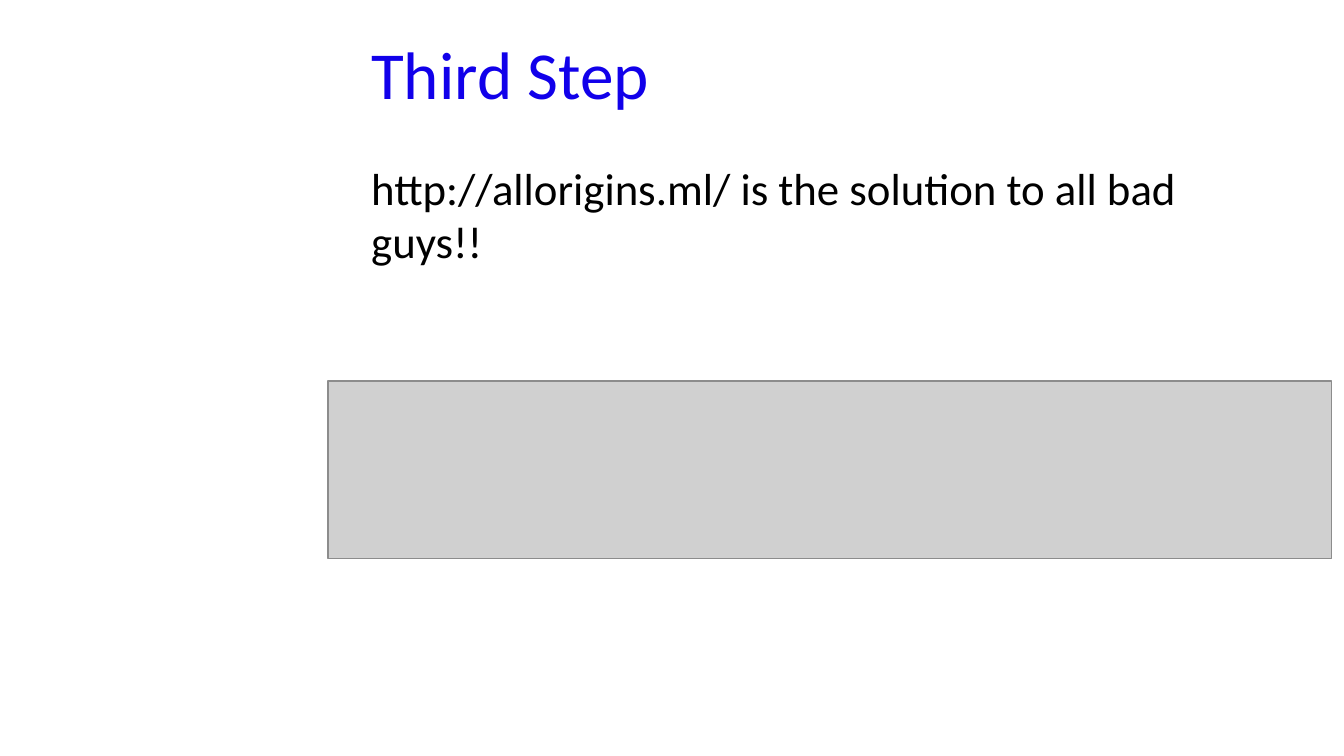
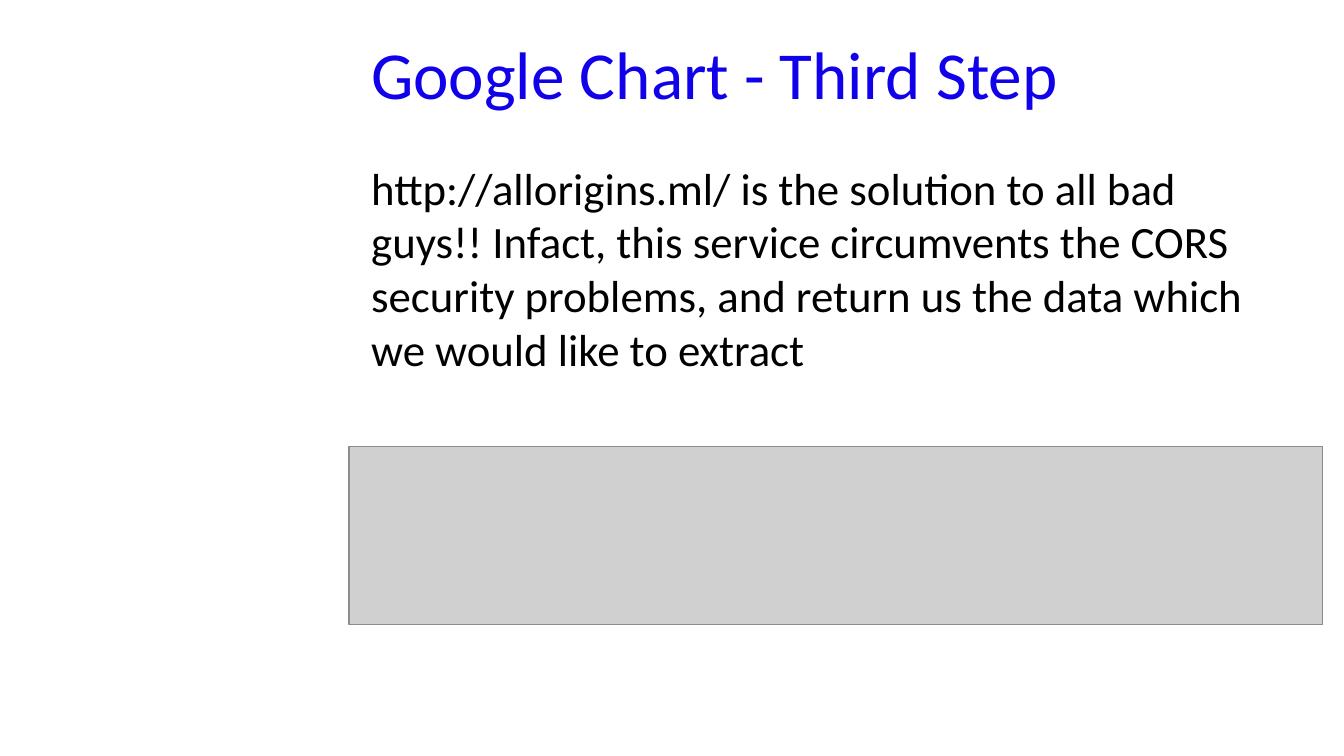
Before and after one commit to GabriM97/CryptoWolf, a slide deck: slide 23 of Student Presentation/Student_Presentation.odp (slide 22 before the commit). Drawn at 1344x756 pixels with LibreOffice and Linux fonts; fonts in the diff are those of the drawing; grey boxes stand for pictures; background and template pictures are left out. Boxes give left, top, right and bottom in pixels: in the first picture for what was removed or moved away, otherwise in the second. Text is boxed around its words. In the diff, an @@ line names an element or a change of style, - is before the commit and + after.

```diff
--- a/Student Presentation/Student_Presentation.odp
+++ b/Student Presentation/Student_Presentation.odp
@@ title at (x1=371, y1=52, x2=1057, y2=111): text changed @@
-Third Step
+Google Chart - Third Step
@@ text at (x1=371, y1=174, x2=1241, y2=367): text changed @@
-http://allorigins.ml/ is the solution to all bad guys!!
+http://allorigins.ml/ is the solution to all bad guys!! Infact, this service circumvents the CORS security problems, and return us the data which we would like to extract
@@ picture resized from (x1=328, y1=380, x2=1332, y2=558) to (x1=349, y1=446, x2=1322, y2=624) @@
```
Also in this commit, not shown: 17 other slides changed, 4 slides added, 3 slides removed, 5 other files.
